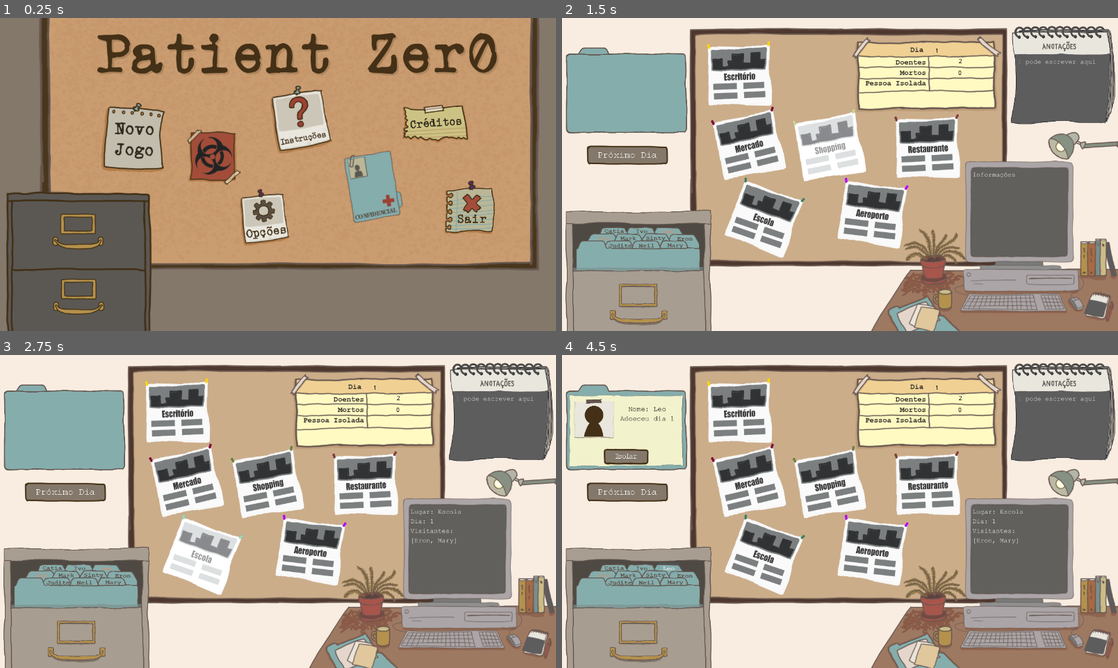
Above: before the commit, frames 1-4 (two rows, left to right).
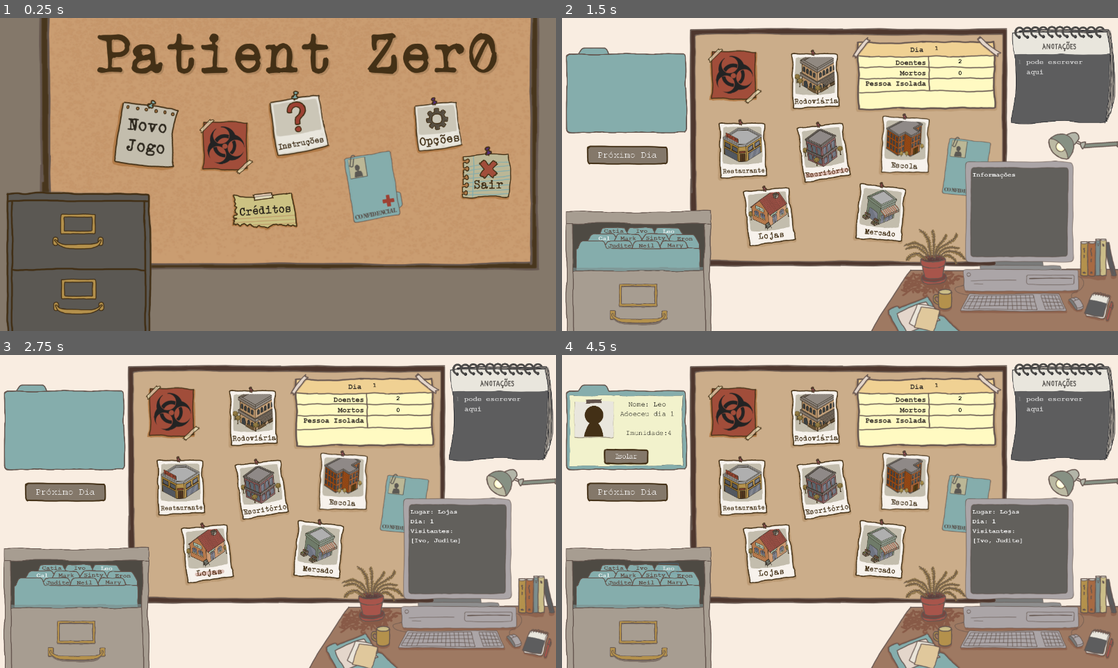
Above: after the commit, the same moments.

Repository: claraig/PatientZero
Game: Godot game, scene res://scenes/Menu.tscn
The game is run twice, just before and just after one commit, with the same random seed, the same clock (stepped at 60 frames per second) and the same inputs.
Inputs (mouse positions are in pixels of both pictures, inside the frame that each line leads up to; where the layout moved, square brackets give the same spot in the first picture):
- Up to frame 1 (0.25 s): no input
- Up to frame 2 (1.5 s): click (706, 136) [695, 140] at 0.5 s; click (828, 149) at 1.27 s
- Up to frame 3 (2.75 s): click (205, 552) at 2.02 s
- Up to frame 4 (4.5 s): click "Catia" at 2.75 s; click "Ivo" at 3.5 s; click "Leo" at 4.25 s

The runs differ from the first frame. In frame 1, 10% of the frame differs, in the area x 18-92%, y 21-73%; in frame 2, 15%; in frame 3, 15%; in frame 4, 15%, in the area x 6-96%, y 7-77%.

Commit message:
locais com arte autoral e ajustes na cena pra acessibilidade. exibi a imunidade dos doentes também

Diff:
--- a/Fonts/courier_small.tres
+++ b/Fonts/courier_small.tres
@@ -1,10 +1,8 @@
 [gd_resource type="DynamicFont" load_steps=2 format=2]
 
-[sub_resource type="DynamicFontData" id=1]
-hinting = 0
-font_path = "res://Fonts/COUR.TTF"
+[ext_resource path="res://Fonts/COURBD.TTF" type="DynamicFontData" id=1]
 
 [resource]
 size = 15
 outline_color = Color( 0, 0, 0, 1 )
-font_data = SubResource( 1 )
+font_data = ExtResource( 1 )
--- a/scenes/Menu.tscn
+++ b/scenes/Menu.tscn
@@ -66,11 +66,11 @@
 [node name="mural" type="Node2D" parent="."]
 
 [node name="novojogo" type="TextureButton" parent="mural"]
-margin_left = 243.158
-margin_top = 185.264
-margin_right = 394.158
-margin_bottom = 361.264
-rect_rotation = 5.37859
+margin_left = 277.895
+margin_top = 173.685
+margin_right = 428.895
+margin_bottom = 349.685
+rect_rotation = 9.28497
 texture_normal = ExtResource( 14 )
 texture_hover = ExtResource( 21 )
 __meta__ = {
@@ -78,10 +78,10 @@
 }
 
 [node name="instrucoes" type="TextureButton" parent="mural"]
-margin_left = 613.685
-margin_top = 162.106
-margin_right = 748.685
-margin_bottom = 319.106
+margin_left = 608.422
+margin_top = 173.685
+margin_right = 743.422
+margin_bottom = 330.685
 rect_rotation = -7.68379
 texture_normal = ExtResource( 11 )
 texture_hover = ExtResource( 10 )
@@ -90,10 +90,10 @@
 }
 
 [node name="opcoes" type="TextureButton" parent="mural"]
-margin_left = 546.527
-margin_top = 394.263
-margin_right = 682.527
-margin_bottom = 551.263
+margin_left = 945.475
+margin_top = 182.684
+margin_right = 1081.48
+margin_bottom = 339.684
 rect_rotation = -4.48227
 rect_scale = Vector2( 0.841189, 0.841189 )
 texture_normal = ExtResource( 16 )
@@ -103,10 +103,10 @@
 }
 
 [node name="creditos" type="TextureButton" parent="mural"]
-margin_left = 917.897
-margin_top = 195.79
-margin_right = 1083.9
-margin_bottom = 293.79
+margin_left = 525.265
+margin_top = 396.843
+margin_right = 691.268
+margin_bottom = 494.843
 texture_normal = ExtResource( 15 )
 texture_hover = ExtResource( 19 )
 __meta__ = {
@@ -114,10 +114,10 @@
 }
 
 [node name="sair" type="TextureButton" parent="mural"]
-margin_left = 1018.95
-margin_top = 367.369
-margin_right = 1143.95
-margin_bottom = 507.369
+margin_left = 1056.84
+margin_top = 288.421
+margin_right = 1181.84
+margin_bottom = 428.421
 texture_normal = ExtResource( 20 )
 texture_hover = ExtResource( 12 )
 __meta__ = {
@@ -125,7 +125,7 @@
 }
 
 [node name="simbolo" type="Sprite" parent="mural"]
-position = Vector2( 489.742, 320.317 )
+position = Vector2( 518.163, 296.106 )
 texture = ExtResource( 18 )
 
 [node name="ficha" type="Sprite" parent="mural"]
--- a/scenes/town.tscn
+++ b/scenes/town.tscn
@@ -8,7 +8,7 @@
 [ext_resource path="res://assets/autoral/Locais/escritorio.png" type="Texture" id=6]
 [ext_resource path="res://assets/autoral/Locais/restaurante.png" type="Texture" id=7]
 [ext_resource path="res://scenes/InfoTurno.gd" type="Script" id=8]
-[ext_resource path="res://assets/audio/ALERT_Error.wav" type="AudioStream" id=9]
+[ext_resource path="res://assets/audio/error_002.ogg" type="AudioStream" id=9]
 [ext_resource path="res://assets/audio/arquive-click.wav" type="AudioStream" id=10]
 [ext_resource path="res://assets/audio/TurningPage1.wav" type="AudioStream" id=11]
 [ext_resource path="res://assets/audio/MESSAGE-B_Accept.wav" type="AudioStream" id=12]
@@ -47,6 +47,26 @@
 [ext_resource path="res://Fonts/COURBD.TTF" type="DynamicFontData" id=45]
 [ext_resource path="res://assets/autoral/Objetos/luminaria_roxa.png" type="Texture" id=46]
 [ext_resource path="res://assets/autoral/Objetos/luminaria_verde.png" type="Texture" id=47]
+[ext_resource path="res://assets/autoral/Lugares/lojaB.png" type="Texture" id=48]
+[ext_resource path="res://assets/autoral/Lugares/loja.png" type="Texture" id=49]
+[ext_resource path="res://assets/autoral/Lugares/lojaA.png" type="Texture" id=50]
+[ext_resource path="res://assets/autoral/Lugares/escolaA.png" type="Texture" id=51]
+[ext_resource path="res://assets/autoral/Lugares/escola.png" type="Texture" id=52]
+[ext_resource path="res://assets/autoral/Lugares/escolaB.png" type="Texture" id=53]
+[ext_resource path="res://assets/autoral/Lugares/mercado.png" type="Texture" id=54]
+[ext_resource path="res://assets/autoral/Lugares/mercadoB.png" type="Texture" id=55]
+[ext_resource path="res://assets/autoral/Lugares/restauranteB.png" type="Texture" id=56]
+[ext_resource path="res://assets/autoral/Lugares/escritorio.png" type="Texture" id=57]
+[ext_resource path="res://assets/autoral/Lugares/rodoviariaA.png" type="Texture" id=58]
+[ext_resource path="res://assets/autoral/Lugares/restauranteA.png" type="Texture" id=59]
+[ext_resource path="res://assets/autoral/Lugares/restaurante.png" type="Texture" id=60]
+[ext_resource path="res://assets/autoral/Lugares/escritorioB.png" type="Texture" id=61]
+[ext_resource path="res://assets/autoral/Lugares/mercadoA.png" type="Texture" id=62]
+[ext_resource path="res://assets/autoral/Lugares/rodoviaria.png" type="Texture" id=63]
+[ext_resource path="res://assets/autoral/Lugares/escritorioA.png" type="Texture" id=64]
+[ext_resource path="res://assets/autoral/Lugares/rodoviariaB.png" type="Texture" id=65]
+[ext_resource path="res://assets/menu/inicial/ficha.png" type="Texture" id=66]
+[ext_resource path="res://assets/menu/inicial/simbolo.png" type="Texture" id=67]
 
 [sub_resource type="GDScript" id=1]
 script/source = "extends Node2D
@@ -59,7 +79,6 @@
 var pacienteZero
 var venceu = false
 
-
 # Called when the node enters the scene tree for the first time.
 func _ready():
 
@@ -82,6 +101,8 @@
 	_atualizarInfos()
 
 func _atualizarInfos():
+
+	get_node('Fichas/FichaFechada').show()
 
 	var texto = \"Dia Atual: \" + str(turnoAtual) + \"  Doentes: \" + str(quantidadeDoentes) + \"  Mortos: \" + str(quantidadeMortos)
 	get_node(\"display-canvas-bg/dia\").set_text(str(turnoAtual))
@@ -145,9 +166,7 @@
 			p.doente = true
 			quantidadeDoentes+=1
 			p.turnoAdoecimento = turnoAtual
-			p.get_node(\"Button\").add_color_override(\"font_color\", Color( 1, 0.5, 0.31, 0.7 ))
-
-#			p.get_node(\"Button\").add_color_override(\"font_color\", Color(9,248,43))
+			p.get_node(\"Button\").add_color_override(\"font_color\", Color( 1, 1, 1, 1 ))
 
 
 func _retornaContaminada(doente, visitantes):
@@ -175,7 +194,7 @@
 	for p in pessoas:
 		print(p.get_children())
 		if(p.morta):
-			p.get_node(\"Button\").add_color_override(\"font_color\", Color( 1, 0.1, 0.1, 1 ))
+			p.get_node(\"Button\").add_color_override(\"font_color\",  Color( 1, 0.5, 0.31, 0.7 ))
 
 
 
@@ -264,28 +283,29 @@
 [sub_resource type="StyleBoxFlat" id=2]
 bg_color = Color( 1, 0.847059, 0, 1 )
 
-[sub_resource type="DynamicFont" id=15]
+[sub_resource type="DynamicFont" id=3]
 size = 17
 use_filter = true
 font_data = ExtResource( 45 )
 
-[sub_resource type="StyleBoxFlat" id=3]
-bg_color = Color( 0.6, 0.6, 0.6, 0 )
-
 [sub_resource type="StyleBoxFlat" id=4]
 bg_color = Color( 0.6, 0.6, 0.6, 0 )
 
-[sub_resource type="DynamicFontData" id=5]
+[sub_resource type="StyleBoxFlat" id=5]
+bg_color = Color( 0.6, 0.6, 0.6, 0 )
+
+[sub_resource type="DynamicFont" id=16]
+font_data = ExtResource( 45 )
+
+[sub_resource type="DynamicFontData" id=6]
 hinting = 0
 font_path = "res://Fonts/COUR.TTF"
 
-[sub_resource type="DynamicFont" id=6]
+[sub_resource type="DynamicFont" id=7]
 outline_color = Color( 0, 0, 0, 1 )
-font_data = SubResource( 5 )
-
-[sub_resource type="StyleBoxFlat" id=7]
-
-[sub_resource type="GDScript" id=8]
+font_data = SubResource( 6 )
+
+[sub_resource type="GDScript" id=9]
 script/source = "extends Node
 
 var isolado:String = \"\"
@@ -338,7 +358,7 @@
 #	pass
 "
 
-[sub_resource type="GDScript" id=9]
+[sub_resource type="GDScript" id=10]
 script/source = "extends Node
 
 var imunidade:int
@@ -359,7 +379,7 @@
 	pass
 
 func formatarInteracoes():
-	texto += \"Adoeceu dia \"+ str(turnoAdoecimento)+ \"\\n\"
+	texto += \"Adoeceu dia \"+ str(turnoAdoecimento)+ \"\\n\\n Imunidade:\" + str(imunidade)
 
 func _on_Button_button_down():
 	get_parent().get_parent().get_node(\"Sons/clicar_arquivo\").play()
@@ -459,10 +479,10 @@
 
 [node name="Label2" type="Label" parent="Cartaz"]
 margin_left = 683.631
-margin_top = 92.2521
+margin_top = 93.2521
 margin_right = 837.631
-margin_bottom = 164.252
-custom_fonts/font = SubResource( 15 )
+margin_bottom = 165.252
+custom_fonts/font = SubResource( 3 )
 custom_colors/font_color = Color( 0.235294, 0.211765, 0.180392, 1 )
 text = "Doentes
 Mortos
@@ -476,9 +496,10 @@
 
 [node name="dia" type="Label" parent="display-canvas-bg"]
 margin_left = 848.537
-margin_top = 65.7839
+margin_top = 60.7839
 margin_right = 876.537
-margin_bottom = 85.7839
+margin_bottom = 80.7839
+custom_fonts/font = ExtResource( 20 )
 custom_colors/font_color = Color( 0, 0, 0, 1 )
 align = 1
 valign = 1
@@ -492,6 +513,7 @@
 margin_top = 89.7839
 margin_right = 982.537
 margin_bottom = 109.784
+custom_fonts/font = ExtResource( 20 )
 custom_colors/font_color = Color( 0, 0, 0, 1 )
 align = 1
 valign = 1
@@ -505,6 +527,7 @@
 margin_top = 116.784
 margin_right = 981.537
 margin_bottom = 136.784
+custom_fonts/font = ExtResource( 20 )
 custom_colors/font_color = Color( 0, 0, 0, 1 )
 align = 1
 valign = 1
@@ -515,9 +538,10 @@
 
 [node name="pessoaIsolada" type="Label" parent="display-canvas-bg"]
 margin_left = 850.537
-margin_top = 143.784
+margin_top = 140.784
 margin_right = 982.537
-margin_bottom = 165.784
+margin_bottom = 162.784
+custom_fonts/font = ExtResource( 20 )
 custom_colors/font_color = Color( 0, 0, 0, 1 )
 align = 1
 valign = 1
@@ -581,7 +605,7 @@
 margin_top = 54.0
 margin_right = 265.0
 margin_bottom = 195.0
-custom_fonts/font = ExtResource( 39 )
+custom_fonts/font = SubResource( 16 )
 custom_colors/background_color = Color( 0.368627, 0.368627, 0.372549, 1 )
 text = "pode escrever aqui"
 syntax_highlighting = true
@@ -601,6 +625,7 @@
 
 [node name="perdeu" type="AudioStreamPlayer" parent="Sons"]
 stream = ExtResource( 9 )
+mix_target = 1
 
 [node name="clicar_arquivo" type="AudioStreamPlayer2D" parent="Sons"]
 stream = ExtResource( 10 )
@@ -617,7 +642,7 @@
 [node name="FichaFechada" type="Sprite" parent="Fichas"]
 position = Vector2( -13, 39 )
 scale = Vector2( 0.33, 0.33 )
-z_index = -1
+z_index = 2
 texture = ExtResource( 17 )
 
 [node name="FichaAberta" type="Sprite" parent="Fichas"]
@@ -693,6 +718,16 @@
 scale = Vector2( 0.850868, 0.850868 )
 texture = ExtResource( 47 )
 
+[node name="simbolo" type="Sprite" parent="SpritesObjetos"]
+position = Vector2( 395.088, 133.749 )
+texture = ExtResource( 67 )
+
+[node name="ficha" type="Sprite" parent="SpritesObjetos"]
+position = Vector2( 925.778, 346.608 )
+scale = Vector2( 0.888919, 0.856764 )
+z_index = -9
+texture = ExtResource( 66 )
+
 [node name="Places" type="Node2D" parent="."]
 position = Vector2( -12, 42.6477 )
 z_index = -10
@@ -700,12 +735,13 @@
 "_edit_lock_": true
 }
 
-[node name="Shopping" type="Node2D" parent="Places"]
+[node name="Lojas" type="Node2D" parent="Places"]
 position = Vector2( 24.0103, 62.6147 )
 z_index = 10
 script = ExtResource( 18 )
 
-[node name="TextureButton" type="TextureButton" parent="Places/Shopping"]
+[node name="TextureButton" type="TextureButton" parent="Places/Lojas"]
+visible = false
 margin_left = 498.183
 margin_top = 123.322
 margin_right = 1010.18
@@ -718,18 +754,16 @@
 "_edit_use_anchors_": false
 }
 
-[node name="Button" type="Button" parent="Places/Shopping"]
-visible = false
-modulate = Color( 0.776471, 0.713726, 0.713726, 1 )
-margin_left = 611.799
-margin_top = 410.173
-margin_right = 1135.8
-margin_bottom = 874.173
-rect_rotation = -7.91883
-rect_scale = Vector2( 0.347381, 0.36 )
-custom_colors/font_color = Color( 0, 0, 0, 1 )
-icon = ExtResource( 5 )
-flat = true
+[node name="botao" type="TextureButton" parent="Places/Lojas"]
+margin_left = 396.844
+margin_top = 283.316
+margin_right = 696.844
+margin_bottom = 639.316
+rect_rotation = -5.18058
+rect_scale = Vector2( 0.417337, 0.417337 )
+texture_normal = ExtResource( 49 )
+texture_pressed = ExtResource( 48 )
+texture_hover = ExtResource( 50 )
 __meta__ = {
 "_edit_use_anchors_": false
 }
@@ -740,6 +774,7 @@
 script = ExtResource( 18 )
 
 [node name="TextureButton" type="TextureButton" parent="Places/Escola"]
+visible = false
 margin_left = 423.119
 margin_top = 305.829
 margin_right = 935.119
@@ -752,17 +787,16 @@
 "_edit_use_anchors_": false
 }
 
-[node name="Button" type="Button" parent="Places/Escola"]
-visible = false
-modulate = Color( 0.776471, 0.713726, 0.713726, 1 )
-margin_left = 418.561
-margin_top = 435.965
-margin_right = 942.561
-margin_bottom = 867.965
-rect_rotation = 16.1989
-rect_scale = Vector2( 0.347381, 0.36 )
-icon = ExtResource( 2 )
-flat = true
+[node name="botao" type="TextureButton" parent="Places/Escola"]
+margin_left = 748.078
+margin_top = 171.716
+margin_right = 900.078
+margin_bottom = 355.716
+rect_rotation = 3.04285
+rect_scale = Vector2( 0.819423, 0.819423 )
+texture_normal = ExtResource( 52 )
+texture_pressed = ExtResource( 53 )
+texture_hover = ExtResource( 51 )
 __meta__ = {
 "_edit_use_anchors_": false
 }
@@ -773,6 +807,7 @@
 script = ExtResource( 18 )
 
 [node name="TextureButton" type="TextureButton" parent="Places/Mercado"]
+visible = false
 margin_left = 336.809
 margin_top = 185.161
 margin_right = 848.809
@@ -785,17 +820,16 @@
 "_edit_use_anchors_": false
 }
 
-[node name="Button" type="Button" parent="Places/Mercado"]
-visible = false
-modulate = Color( 0.776471, 0.713726, 0.713726, 1 )
-margin_left = 331.103
-margin_top = 241.389
-margin_right = 855.103
-margin_bottom = 673.389
-rect_rotation = -11.1106
-rect_scale = Vector2( 0.347381, 0.36 )
-icon = ExtResource( 3 )
-flat = true
+[node name="botao" type="TextureButton" parent="Places/Mercado"]
+margin_left = 695.615
+margin_top = 326.103
+margin_right = 995.615
+margin_bottom = 682.103
+rect_rotation = 6.66231
+rect_scale = Vector2( 0.417337, 0.417337 )
+texture_normal = ExtResource( 54 )
+texture_pressed = ExtResource( 55 )
+texture_hover = ExtResource( 62 )
 __meta__ = {
 "_edit_use_anchors_": false
 }
@@ -806,6 +840,7 @@
 script = ExtResource( 18 )
 
 [node name="TextureButton" type="TextureButton" parent="Places/Restaurante"]
+visible = false
 margin_left = 761.96
 margin_top = 172.322
 margin_right = 1273.96
@@ -818,26 +853,26 @@
 "_edit_use_anchors_": false
 }
 
-[node name="Button" type="Button" parent="Places/Restaurante"]
-visible = false
-modulate = Color( 0.776471, 0.713726, 0.713726, 1 )
-margin_left = 832.042
-margin_top = 287.864
-margin_right = 1356.04
-margin_bottom = 719.865
-rect_scale = Vector2( 0.347381, 0.36 )
-icon = ExtResource( 7 )
-flat = true
-__meta__ = {
-"_edit_use_anchors_": false
-}
-
-[node name="Escritorio" type="Node2D" parent="Places"]
+[node name="botao" type="TextureButton" parent="Places/Restaurante"]
+margin_left = 369.036
+margin_top = 188.473
+margin_right = 669.036
+margin_bottom = 544.473
+rect_scale = Vector2( 0.417337, 0.417337 )
+texture_normal = ExtResource( 60 )
+texture_pressed = ExtResource( 56 )
+texture_hover = ExtResource( 59 )
+__meta__ = {
+"_edit_use_anchors_": false
+}
+
+[node name="Escritório" type="Node2D" parent="Places"]
 position = Vector2( -3, 0 )
 z_index = 10
 script = ExtResource( 18 )
 
-[node name="TextureButton" type="TextureButton" parent="Places/Escritorio"]
+[node name="TextureButton" type="TextureButton" parent="Places/Escritório"]
+visible = false
 margin_left = 329.238
 margin_top = 5.53602
 margin_right = 841.238
@@ -850,27 +885,27 @@
 "_edit_use_anchors_": false
 }
 
-[node name="Button" type="Button" parent="Places/Escritorio"]
-visible = false
-modulate = Color( 0.776471, 0.713726, 0.713726, 1 )
-margin_left = 380.186
-margin_top = -1.2626
-margin_right = 904.186
-margin_bottom = 470.737
-rect_rotation = 11.398
-rect_scale = Vector2( 0.347381, 0.36 )
-icon = ExtResource( 6 )
-flat = true
-__meta__ = {
-"_edit_use_anchors_": false
-}
-
-[node name="Aeroporto" type="Node2D" parent="Places"]
+[node name="botao" type="TextureButton" parent="Places/Escritório"]
+margin_left = 547.488
+margin_top = 200.137
+margin_right = 847.488
+margin_bottom = 556.137
+rect_rotation = -6.48091
+rect_scale = Vector2( 0.417337, 0.417337 )
+texture_normal = ExtResource( 57 )
+texture_pressed = ExtResource( 61 )
+texture_hover = ExtResource( 64 )
+__meta__ = {
+"_edit_use_anchors_": false
+}
+
+[node name="Rodoviária" type="Node2D" parent="Places"]
 position = Vector2( -3, 0 )
 z_index = 10
 script = ExtResource( 18 )
 
-[node name="TextureButton" type="TextureButton" parent="Places/Aeroporto"]
+[node name="TextureButton" type="TextureButton" parent="Places/Rodoviária"]
+visible = false
 margin_left = 650.217
 margin_top = 310.101
 margin_right = 1162.22
@@ -883,18 +918,15 @@
 "_edit_use_anchors_": false
 }
 
-[node name="Button" type="Button" parent="Places/Aeroporto"]
-visible = false
-modulate = Color( 0.776471, 0.713726, 0.713726, 1 )
-margin_left = 802.862
-margin_top = 18.493
-margin_right = 1316.86
-margin_bottom = 536.493
-rect_rotation = -8.06005
-rect_scale = Vector2( 0.347381, 0.36 )
-custom_styles/hover = SubResource( 7 )
-icon = ExtResource( 4 )
-flat = true
+[node name="botao" type="TextureButton" parent="Places/Rodoviária"]
+margin_left = 535.824
+margin_top = 27.5168
+margin_right = 835.824
+margin_bottom = 383.517
+rect_scale = Vector2( 0.417337, 0.417337 )
+texture_normal = ExtResource( 63 )
+texture_pressed = ExtResource( 65 )
+texture_hover = ExtResource( 58 )
 __meta__ = {
 "_edit_use_anchors_": false
 }
@@ -902,15 +934,15 @@
 [node name="Population" type="Node2D" parent="."]
 position = Vector2( 85.1284, 283.145 )
 z_index = -7
-script = SubResource( 8 )
+script = SubResource( 9 )
 
 [node name="Catia" type="Node" parent="Population"]
-script = SubResource( 9 )
+script = SubResource( 10 )
 
 [node name="Button" type="Button" parent="Population/Catia"]
-margin_left = 92.0
+margin_left = 91.0
 margin_top = 478.0
-margin_right = 149.0
+margin_right = 148.0
 margin_bottom = 502.0
 custom_fonts/font = ExtResource( 20 )
 custom_colors/font_color = Color( 0.360784, 0.298039, 0.266667, 1 )
@@ -921,13 +953,13 @@
 }
 
 [node name="Ivo" type="Node" parent="Population"]
-script = SubResource( 9 )
+script = SubResource( 10 )
 
 [node name="Button" type="Button" parent="Population/Ivo"]
 margin_left = 157.0
-margin_top = 479.0
+margin_top = 478.0
 margin_right = 211.0
-margin_bottom = 503.0
+margin_bottom = 502.0
 custom_fonts/font = ExtResource( 20 )
 custom_colors/font_color = Color( 0.360784, 0.298039, 0.266667, 1 )
 text = "Ivo"
@@ -937,7 +969,7 @@
 }
 
 [node name="Leo" type="Node" parent="Population"]
-script = SubResource( 9 )
+script = SubResource( 10 )
 
 [node name="Button" type="Button" parent="Population/Leo"]
 margin_left = 222.0
@@ -953,7 +985,7 @@
 }
 
 [node name="Cal" type="Node" parent="Population"]
-script = SubResource( 9 )
+script = SubResource( 10 )
 
 [node name="Button" type="Button" parent="Population/Cal"]
 margin_left = 68.0
@@ -969,7 +1001,7 @@
 }
 
 [node name="Mark" type="Node" parent="Population"]
-script = SubResource( 9 )
+script = SubResource( 10 )
 
 [node name="Button" type="Button" parent="Population/Mark"]
 margin_left = 125.0
@@ -985,7 +1017,7 @@
 }
 
 [node name="Sinty" type="Node" parent="Population"]
-script = SubResource( 9 )
+script = SubResource( 10 )
 
 [node name="Button" type="Button" parent="Population/Sinty"]
 margin_left = 186.0
@@ -1001,7 +1033,7 @@
 }
 
 [node name="Eron" type="Node" parent="Population"]
-script = SubResource( 9 )
+script = SubResource( 10 )
 
 [node name="Button" type="Button" parent="Population/Eron"]
 margin_left = 256.0
@@ -1017,12 +1049,12 @@
 }
 
 [node name="Judite" type="Node" parent="Population"]
-script = SubResource( 9 )
+script = SubResource( 10 )
 
 [node name="Button" type="Button" parent="Population/Judite"]
-margin_left = 101.0
+margin_left = 100.0
 margin_top = 512.0
-margin_right = 167.0
+margin_right = 166.0
 margin_bottom = 536.0
 custom_fonts/font = ExtResource( 20 )
 custom_colors/font_color = Color( 0.360784, 0.298039, 0.266667, 1 )
@@ -1033,7 +1065,7 @@
 }
 
 [node name="Neil" type="Node" parent="Population"]
-script = SubResource( 9 )
+script = SubResource( 10 )
 
 [node name="Button" type="Button" parent="Population/Neil"]
 margin_left = 166.0
@@ -1049,14 +1081,14 @@
 }
 
 [node name="Mary" type="Node" parent="Population"]
-script = SubResource( 9 )
+script = SubResource( 10 )
 
 [node name="Button" type="Button" parent="Population/Mary"]
 margin_left = 234.0
 margin_top = 511.0
 margin_right = 288.0
 margin_bottom = 535.0
-custom_styles/disabled = SubResource( 10 )
+custom_styles/disabled = SubResource( 11 )
 custom_fonts/font = ExtResource( 20 )
 custom_colors/font_color = Color( 0.360784, 0.298039, 0.266667, 1 )
 text = "Mary"
@@ -1255,18 +1287,18 @@
 "_edit_use_anchors_": false
 }
 [connection signal="gui_input" from="bloco de notas/TextEdit" to="." method="_on_TextEdit_gui_input"]
-[connection signal="button_down" from="Places/Shopping/TextureButton" to="Places/Shopping" method="_on_TextureButton_button_down"]
-[connection signal="button_down" from="Places/Shopping/Button" to="Places/Shopping" method="_on_Button_button_down"]
+[connection signal="button_down" from="Places/Lojas/TextureButton" to="Places/Lojas" method="_on_TextureButton_button_down"]
+[connection signal="pressed" from="Places/Lojas/botao" to="Places/Lojas" method="_on_botao_pressed"]
 [connection signal="button_down" from="Places/Escola/TextureButton" to="Places/Escola" method="_on_TextureButton_button_down"]
-[connection signal="button_down" from="Places/Escola/Button" to="Places/Escola" method="_on_Button_button_down"]
+[connection signal="pressed" from="Places/Escola/botao" to="Places/Escola" method="_on_botao_pressed"]
 [connection signal="button_down" from="Places/Mercado/TextureButton" to="Places/Mercado" method="_on_TextureButton_button_down"]
-[connection signal="button_down" from="Places/Mercado/Button" to="Places/Mercado" method="_on_Button_button_down"]
+[connection signal="pressed" from="Places/Mercado/botao" to="Places/Mercado" method="_on_botao_pressed"]
 [connection signal="button_down" from="Places/Restaurante/TextureButton" to="Places/Restaurante" method="_on_TextureButton_button_down"]
-[connection signal="button_down" from="Places/Restaurante/Button" to="Places/Restaurante" method="_on_Button_button_down"]
-[connection signal="button_down" from="Places/Escritorio/TextureButton" to="Places/Escritorio" method="_on_TextureButton_button_down"]
-[connection signal="button_down" from="Places/Escritorio/Button" to="Places/Escritorio" method="_on_Button_button_down"]
-[connection signal="button_down" from="Places/Aeroporto/TextureButton" to="Places/Aeroporto" method="_on_TextureButton_button_down"]
-[connection signal="button_down" from="Places/Aeroporto/Button" to="Places/Aeroporto" method="_on_Button_button_down"]
+[connection signal="pressed" from="Places/Restaurante/botao" to="Places/Restaurante" method="_on_botao_pressed"]
+[connection signal="button_down" from="Places/Escritório/TextureButton" to="Places/Escritório" method="_on_TextureButton_button_down"]
+[connection signal="pressed" from="Places/Escritório/botao" to="Places/Escritório" method="_on_botao_pressed"]
+[connection signal="button_down" from="Places/Rodoviária/TextureButton" to="Places/Rodoviária" method="_on_TextureButton_button_down"]
+[connection signal="pressed" from="Places/Rodoviária/botao" to="Places/Rodoviária" method="_on_botao_pressed"]
 [connection signal="button_down" from="Population/Catia/Button" to="Population/Catia" method="_on_Button_button_down"]
 [connection signal="button_down" from="Population/Ivo/Button" to="Population/Ivo" method="_on_Button_button_down"]
 [connection signal="button_down" from="Population/Leo/Button" to="Population/Leo" method="_on_Button_button_down"]
--- a/scripts/place.gd
+++ b/scripts/place.gd
@@ -17,13 +17,6 @@
 	for dado in visitantes:
 		texto += "Dia: " + str(dado.turno)+ "\nVisitantes: \n" + str(dado.pessoas)+ "\n"
 
-func _on_Button_button_down():
-#	visitantes.push_back({"turno":1, "pessoas":["cal", "maria", "oaquim"]})
-#	visitantes[0].pessoas.push_back("joão")
-	texto = "Lugar: "+str(name)+"\n"
-	formatarVisitantes()
-	get_parent().get_parent().get_node("painelPC").set_text(texto)
-
 
 func _on_TextureButton_button_down():
 	get_parent().get_parent().get_node("painelPC").set_text("Pesquisando...")
@@ -32,3 +25,13 @@
 	texto = "Lugar: "+str(name)+"\n"
 	formatarVisitantes()
 	get_parent().get_parent().get_node("painelPC").set_text(texto)
+
+
+
+func _on_botao_pressed() -> void:
+	get_parent().get_parent().get_node("painelPC").set_text("Pesquisando...")
+	get_parent().get_parent().get_node("Sons/clicar_lugar").play()
+	yield(get_parent().get_parent().get_node("Sons/clicar_lugar"), "finished")
+	texto = "Lugar: "+str(name)+"\n"
+	formatarVisitantes()
+	get_parent().get_parent().get_node("painelPC").set_text(texto)
Binary file added: assets/autoral/Lugares/escola.png
Binary file added: assets/autoral/Lugares/escolaA.png
Binary file added: assets/autoral/Lugares/escolaB.png
Binary file added: assets/autoral/Lugares/escritorio.png
Binary file added: assets/autoral/Lugares/escritorioA.png
Binary file added: assets/autoral/Lugares/escritorioB.png
Binary file added: assets/autoral/Lugares/loja.png
Binary file added: assets/autoral/Lugares/lojaA.png
Binary file added: assets/autoral/Lugares/lojaB.png
Binary file added: assets/autoral/Lugares/mercado.png
Binary file added: assets/autoral/Lugares/mercadoA.png
Binary file added: assets/autoral/Lugares/mercadoB.png
(and 8 more such lines)
